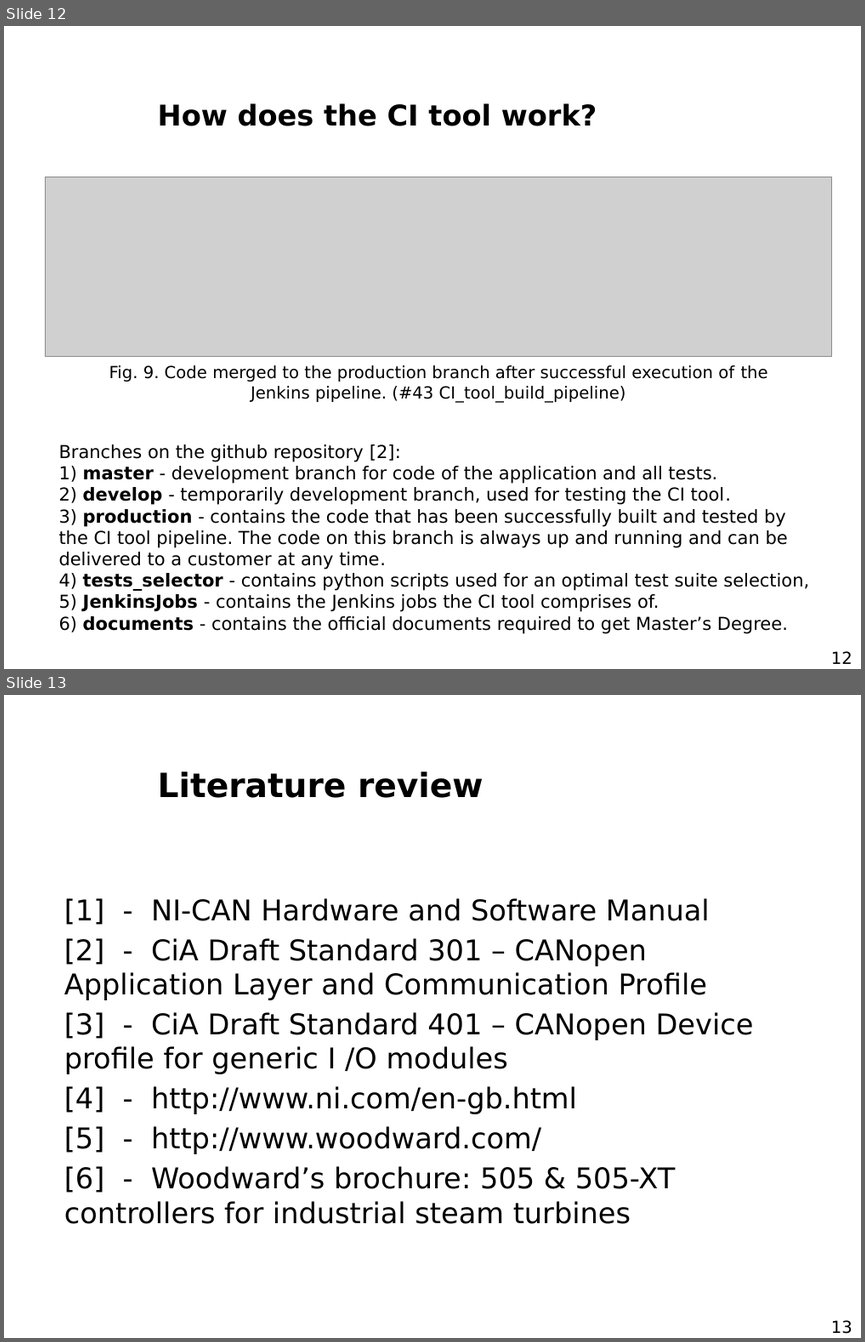
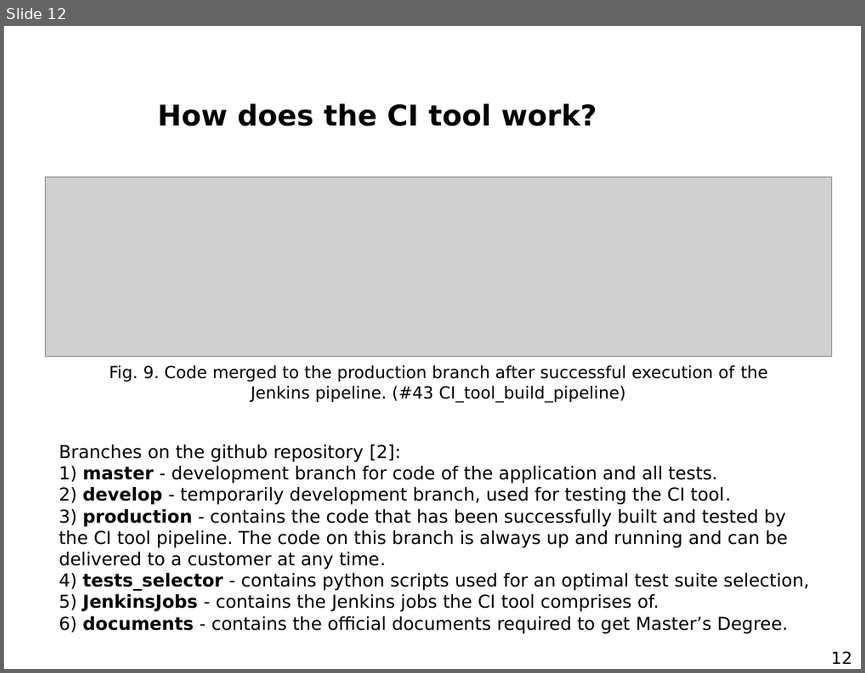
Before and after one commit to AndSze/CI_tool_for_an_optimal_test_suite_selection, a slide deck: Andrzej_Szewczyk_Prezentacja_Seminarium_Dyplomowe.pptx. Shown one above the other, each under a label of ours: slides 12 and 13 before the commit, slide 12 after it. The pictures are 865x1342 and 865x673 pixels, drawn with LibreOffice and Linux fonts; fonts in the diff are those of the drawing; grey boxes stand for pictures; background and template pictures are left out. Boxes give left, top, right and bottom in pixels: in the first picture for what was removed or moved away, otherwise in the second. Text is boxed around its words. In the diff, an @@ line names an element or a change of style, - is before the commit and + after.

```diff
--- a/Andrzej_Szewczyk_Prezentacja_Seminarium_Dyplomowe.pptx
+++ b/Andrzej_Szewczyk_Prezentacja_Seminarium_Dyplomowe.pptx
@@ slide 13 removed at (x1=4, y1=695, x2=861, y2=1338), background picture (left out) @@
@@ title removed at (x1=158, y1=771, x2=483, y2=798) @@
-Literature review
@@ text removed at (x1=64, y1=898, x2=754, y2=1224) @@
-[1] - NI-CAN Hardware and Software Manual
-[2] - CiA Draft Standard 301 – CANopen Application Layer and Communication Profile
-[3] - CiA Draft Standard 401 – CANopen Device profile for generic I /O modules
-[4] - http://www.ni.com/en-gb.html
-[5] - http://www.woodward.com/
-[6] - Woodward’s brochure: 505 & 505-XT controllers for industrial steam turbines
@@ page number removed at (x1=831, y1=1320, x2=852, y2=1333) @@
-13
```
Also in this commit, not shown: 4 slides changed, 5 slides added.
